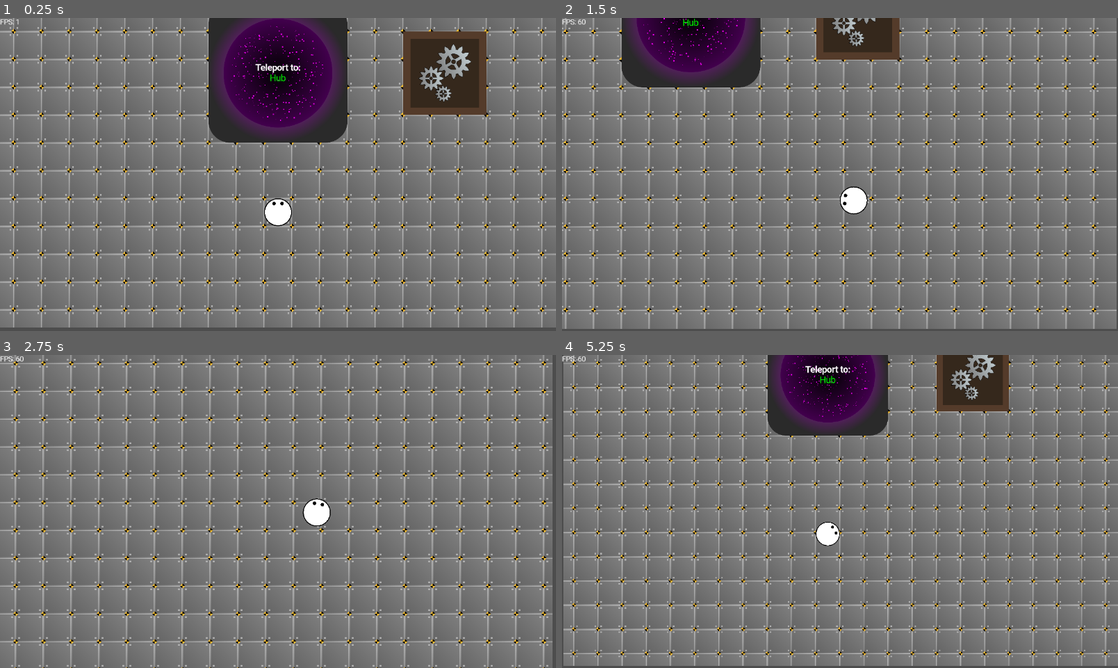
Above: before the commit, frames 1-4 (two rows, left to right).
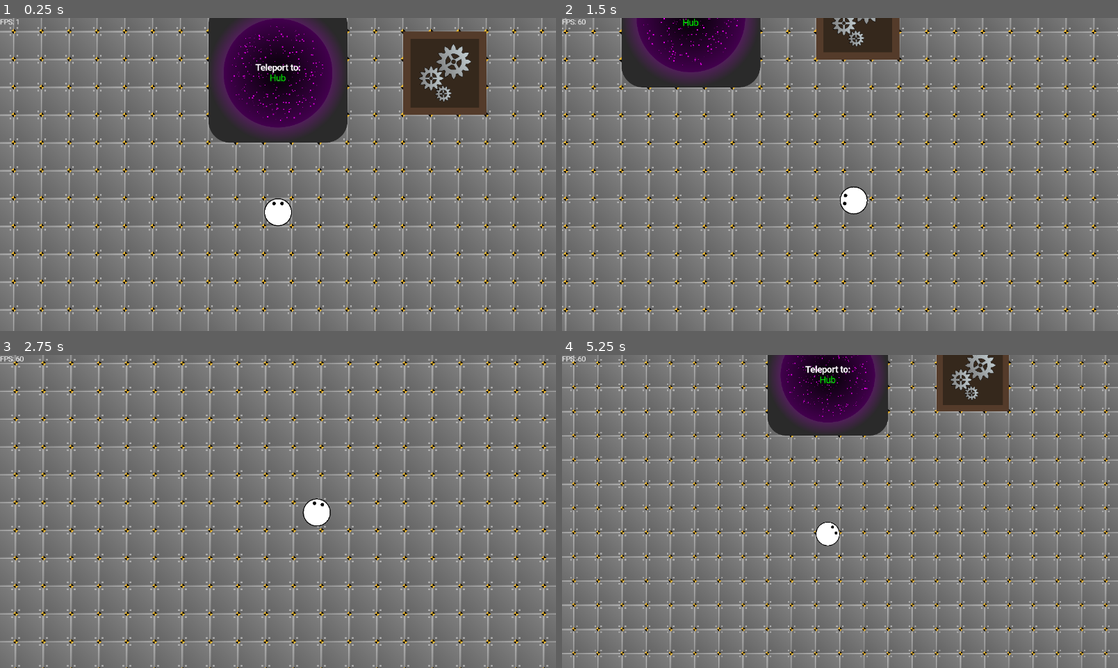
Above: after the commit, the same moments.

Repository: TrueSunGaming/industrial-revolution-2
Game: Godot game, scene res://scenes/main/main.tscn
Two runs of this game, one before a commit and one after it. Both use one fixed random seed, a clock stepped at 60 frames per second and the inputs below.
Inputs (mouse positions are in pixels of both pictures, inside the frame that each line leads up to):
- Up to frame 1 (0.25 s): no input
- Up to frame 2 (1.5 s): move the mouse to (962, 158) at 0.52 s; hold D (right) 0.53-1.28 s; hold Right mouse button (destroy) 0.53-1.28 s; click (962, 158) at 0.67 s; move the mouse to (728, 190) at 1.27 s; hold S (down) from 1.28 s (still down); click (728, 190) at 1.35 s
- Up to frame 3 (2.75 s): move the mouse to (333, 442) at 2.02 s; release S (down) at 2.03 s; hold D (right) from 2.03 s (still down); tap Q (pipette) at 2.1 s
- Up to frame 4 (5.25 s): move the mouse to (812, 574) at 2.77 s; release D (right) at 2.78 s; hold W (up) 2.78-3.53 s; tap Mouse wheel up (zoomin) at 2.85 s; click (812, 574) at 2.92 s; move the mouse to (1006, 558) at 3.52 s; hold Mouse wheel down (zoomout) 3.53-4.28 s; hold A (left) 3.53-5.03 s; move the mouse to (673, 464) at 4.27 s; tap Shift at 4.35 s; move the mouse to (867, 511) at 5.02 s; hold S (down) from 5.03 s (still down); hold Right mouse button (destroy) from 5.03 s (still down); click (867, 511) at 5.17 s

The runs differ from the first frame. In frame 1, 1.3% of the frame differs, in the area x 0-100%, y 21-100%; in frame 2, 0.9%; in frame 3, 0.6%; in frame 4, 0.9%.

Commit message:
fix #26

Diff:
--- a/scenes/elements/procedural_floor/ProceduralFloor.gd
+++ b/scenes/elements/procedural_floor/ProceduralFloor.gd
@@ -25,5 +25,5 @@
 
 	scale = tile_size / texture.get_size() / parallax_scaling
 	global_position = cam_pos
-	region_rect.size = get_viewport_rect().size / next_frame_zoom / scale
+	region_rect.size = 3 * get_viewport_rect().size / next_frame_zoom / scale
 	region_rect.position = (cam_pos + tile_offset) / scale / parallax_divisor / parallax_scaling - region_rect.size / 2
